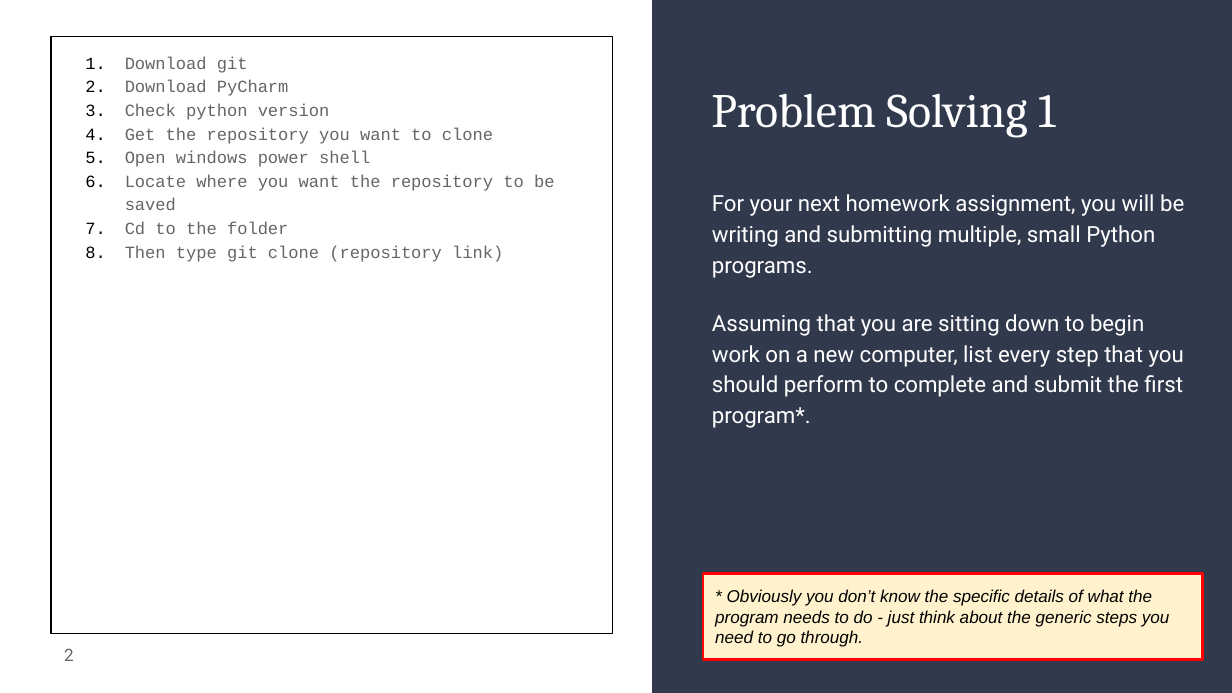
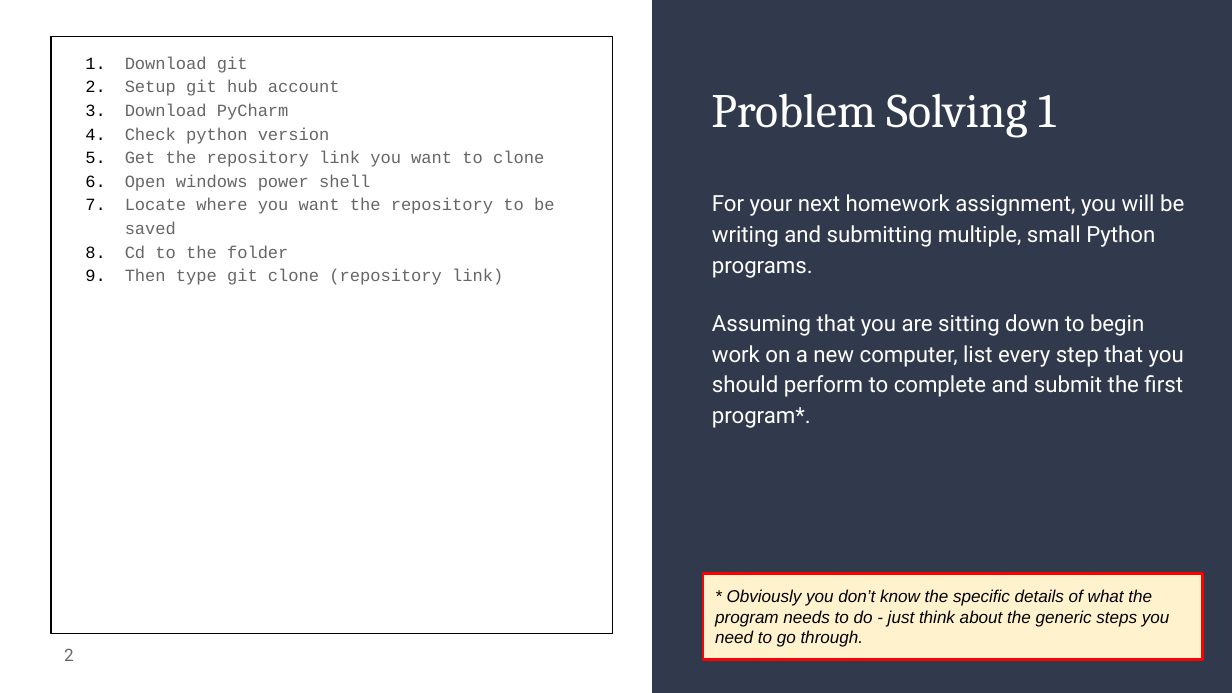
Before and after one commit to RIT-Dubai/activity-2-1-yahyarit, a slide deck: slide 2 of 2.1PSS_ Intro to Python(1).pptx. Drawn at 1232x693 pixels with LibreOffice and Linux fonts; fonts in the diff are those of the drawing. Boxes give left, top, right and bottom in pixels: in the first picture for what was removed or moved away, otherwise in the second. Text is boxed around its words. In the diff, an @@ line names an element or a change of style, - is before the commit and + after.

Commit message:
adding my work

```diff
--- a/2.1PSS_ Intro to Python(1).pptx
+++ b/2.1PSS_ Intro to Python(1).pptx
@@ text at box(125, 80, 340, 96): paragraph added @@
+2. Setup git hub account
@@ text at box(125, 150, 544, 167): text changed @@
-4. Get the repository you want to clone
+5. Get the repository link you want to clone
```
Also in this commit, not shown: 2 other slides changed.
